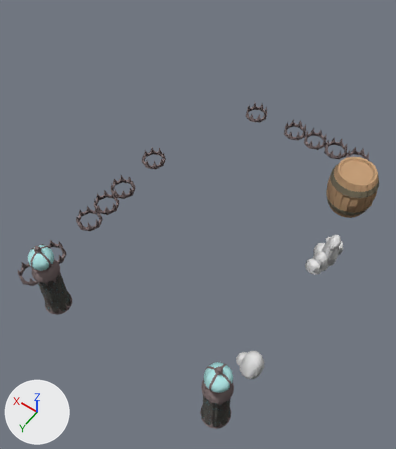
A saved change to the glTF model www/models/lba2/iso_scenes/18.glb.
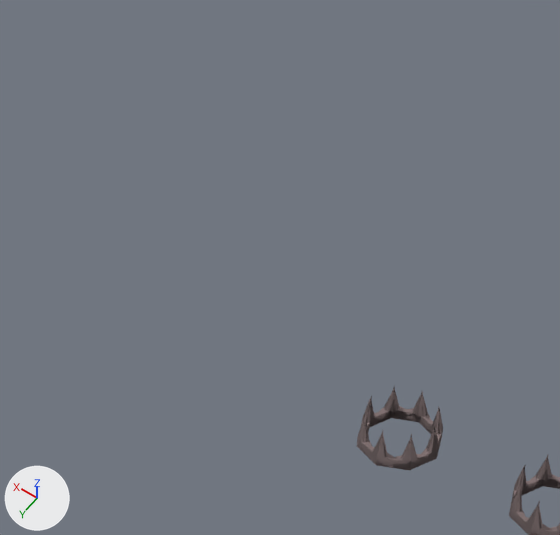
Each version is shown whole from a 50 mm lens placed at (-1.6, 4.82, 18.71), pointed at (5.63, -5.3, 2.79), then close up on the part from 39% to 75% of the width and 1% to 31% of the height. Every picture has the same lights, and +X, +Y and +Z are marked at lower left. Where no turn or scale is listed for an object, it has been applied to the vertices. Vertices at the same position are counted once.

Objects in the first close-up: 'colored'.
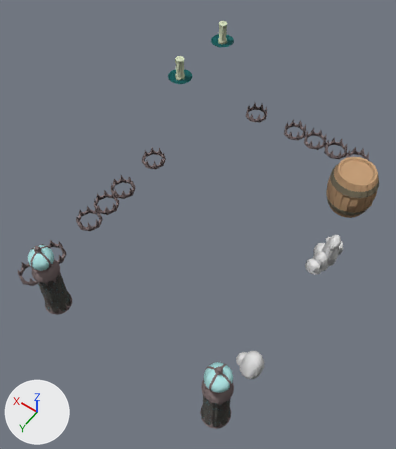
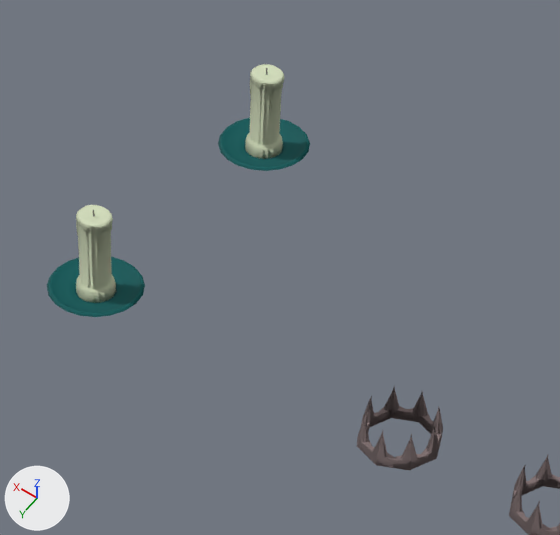
Boxes [x1, y1, x2, y2] around the edits, measured in the close-ups (560 x 535 px):
```json
{"object": "colored", "change": "reshaped", "before": [357, 385, 560, 535], "after": [47, 64, 560, 535]}
{"part": 1, "of": "me_mesh_0", "change": "added", "after": [47, 257, 145, 317], "on screen": "cyan"}
{"part": 2, "of": "me_mesh_0", "change": "added", "after": [218, 118, 310, 171], "on screen": "cyan"}
{"part": 3, "of": "me_mesh_0", "change": "added", "after": [76, 210, 116, 303]}
{"part": 4, "of": "me_mesh_0", "change": "added", "after": [245, 68, 283, 159]}
{"part": 5, "of": "me_mesh_0", "change": "added", "after": [76, 205, 113, 251]}
{"part": 6, "of": "me_mesh_0", "change": "added", "after": [250, 64, 284, 108]}
```

The change, as JSON lines over the scene's bpy script:
```json
{"block": "me_mesh_0", "where": "# used by ob_colored; location = (0.0, 0.0, 0.0)"}
{"op": "remove", "block": "me_mesh_0", "code": "me_mesh_0.from_pydata(...)  # 5890 vertices, 11596 faces; spans x 1.0..10.0, y -13.0..0.0, z 1.0..4.5"}
{"op": "add", "block": "me_mesh_0", "code": "me_mesh_0.from_pydata(...)  # 7564 vertices, 14766 faces; spans x 1.0..10.0, y -13.0..0.0, z 1.0..6.0"}
{"block": "me_mesh_0", "change": "me_mesh_0 part 1: a new loose piece of 322 vertices spanning x 9.01..9.99, y -9.99..-9.01, z 5.0..5.14, in mat_material_0"}
{"block": "me_mesh_0", "change": "me_mesh_0 part 2: a new loose piece of 322 vertices spanning x 9.01..9.99, y -12.99..-12.01, z 5.0..5.14, in mat_material_0"}
{"block": "me_mesh_0", "change": "me_mesh_0 part 3: a new loose piece of 261 vertices spanning x 9.3..9.7, y -9.7..-9.3, z 5.04..6.0, in mat_material_0"}
{"block": "me_mesh_0", "change": "me_mesh_0 part 4: a new loose piece of 261 vertices spanning x 9.3..9.7, y -12.7..-12.3, z 5.04..6.0, in mat_material_0"}
{"block": "me_mesh_0", "change": "me_mesh_0 part 5: a new loose piece of 254 vertices spanning x 9.32..9.67, y -9.67..-9.33, z 5.63..5.95, in mat_material_0"}
{"block": "me_mesh_0", "change": "me_mesh_0 part 6: a new loose piece of 254 vertices spanning x 9.32..9.67, y -12.67..-12.33, z 5.63..5.95, in mat_material_0"}
```
